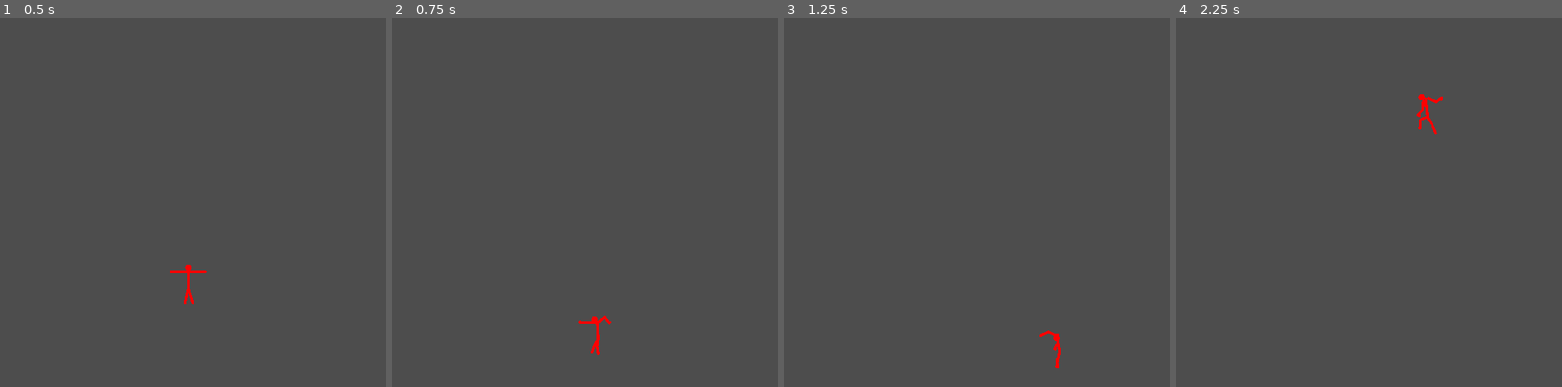
Above: before the commit, frames 1-4 (left to right).
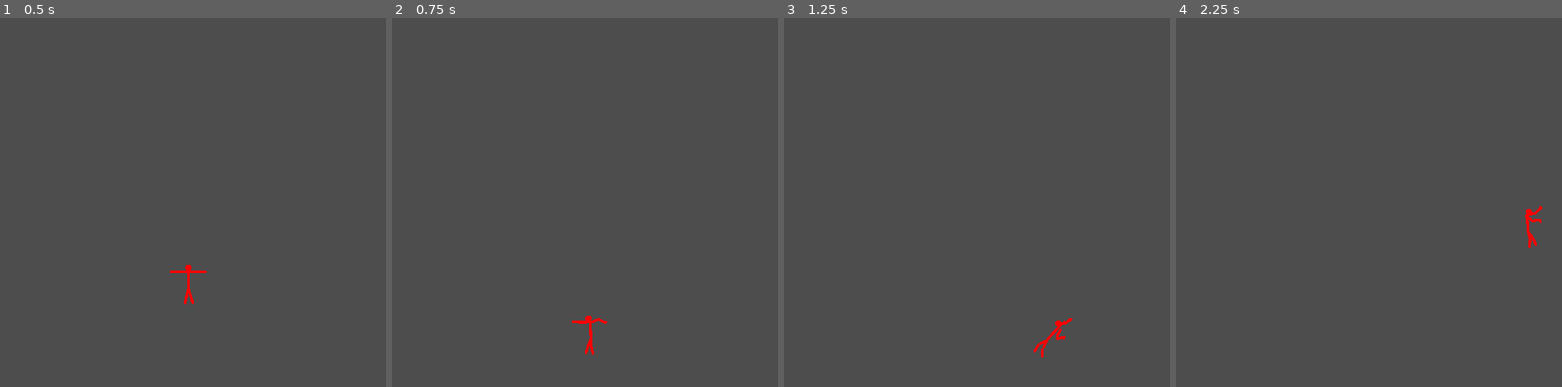
Above: after the commit, the same moments.

Repository: ZevZX/StickManRagdollPhysics
Game: Godot game, scene res://scenes/world.tscn
The game is run twice, just before and just after one commit, with the same random seed, the same clock (stepped at 60 frames per second) and the same inputs.
Inputs:
- Up to frame 1 (0.5 s): no input
- Up to frame 2 (0.75 s): hold Right (ui_right) from 0.53 s (still down); tap Up (ui_up) at 0.6 s
- Up to frame 3 (1.25 s): keep holding Right (ui_right); tap Up (ui_up) at 0.77, 1.07 s
- Up to frame 4 (2.25 s): tap Up (ui_up) at 1.35, 1.52, 1.82, 2.1 s; release Right (ui_right) at 2.03 s; hold Left (ui_left) from 2.03 s (still down)

Frame 1 is identical in both runs. In frame 2, 0.2% of the frame differs, in the area x 46-57%, y 80-92%; in frame 3, 0.3%; in frame 4, 0.4%, in the area x 62-95%, y 20-63%.

Commit message:
wall jump limit

Diff:
--- a/scenes/world.tscn
+++ b/scenes/world.tscn
@@ -20,9 +20,9 @@
 shape = SubResource("RectangleShape2D_ggrjj")
 
 [node name="CollisionShape2D2" type="CollisionShape2D" parent="StaticBody2D"]
-position = Vector2(-503, -128)
+position = Vector2(-654, -152)
 shape = SubResource("RectangleShape2D_ggrjj")
 
 [node name="CollisionShape2D3" type="CollisionShape2D" parent="StaticBody2D"]
-position = Vector2(2354, -173)
+position = Vector2(2639, -171)
 shape = SubResource("RectangleShape2D_ggrjj")
--- a/scripts/RagdollController.gd
+++ b/scripts/RagdollController.gd
@@ -1,9 +1,11 @@
 extends Node2D
 
-var power = 500
-const JUMP_VELOCITY = 20
+var power = 300
+const JUMP_VELOCITY = 33
 var can_jump = false
 var can_jumpnumber = 0
+var can_jumplimit = 0
+
 # Limb Controls
 var limbs = []
 
@@ -17,8 +19,10 @@
 	$Limbs/Torso.apply_impulse(Vector2.RIGHT * axis * power, Vector2.ZERO)
 	$Limbs/Torso.apply_impulse(Vector2.UP * 5 * axis_y * power, Vector2.ZERO)
 	# Jumping
-	if Input.is_action_just_pressed("ui_up") and can_jump:
+	if Input.is_action_just_pressed("ui_up") and can_jump and can_jumplimit < 2:
 		$Limbs/Torso.apply_impulse(Vector2.UP * JUMP_VELOCITY * power, Vector2.ZERO)
+		can_jumplimit += 1
+		print(can_jumplimit)
 
 	# Loop Over All Limbs
 	for limb in $Limbs.get_children():
@@ -49,3 +53,5 @@
 		if can_jumpnumber == 0:
 			can_jump = false
 			print('wall jump off')
+			if can_jumplimit == 2:
+				can_jumplimit -= 2
